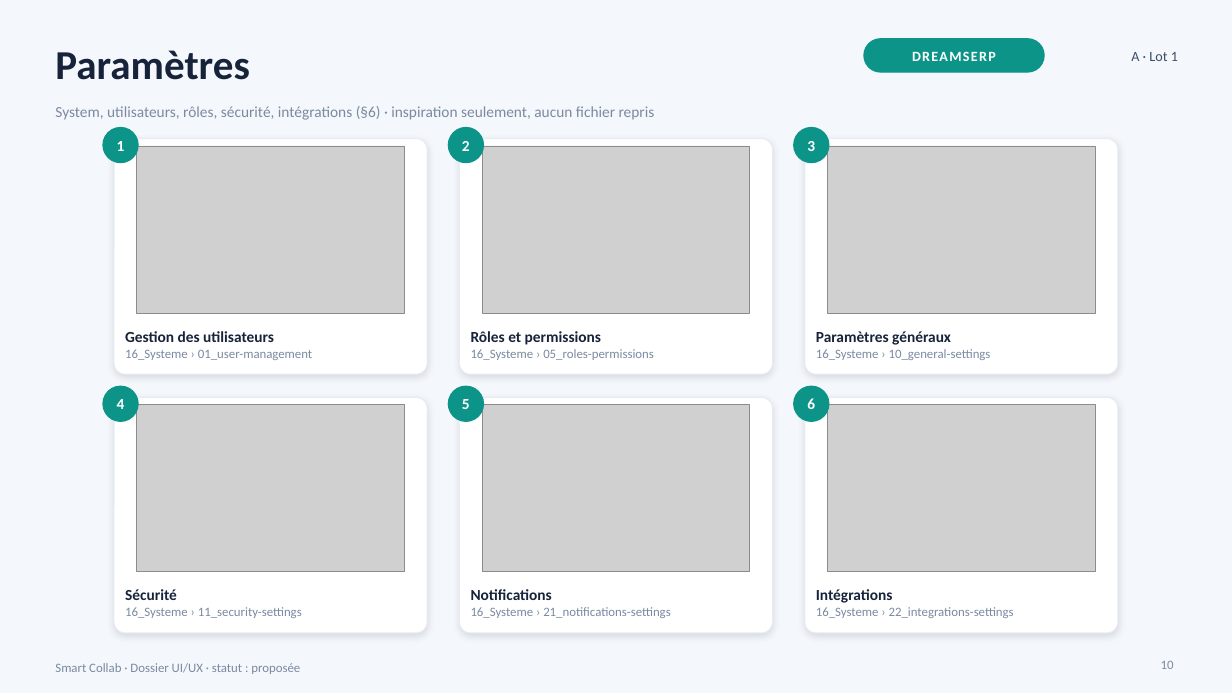
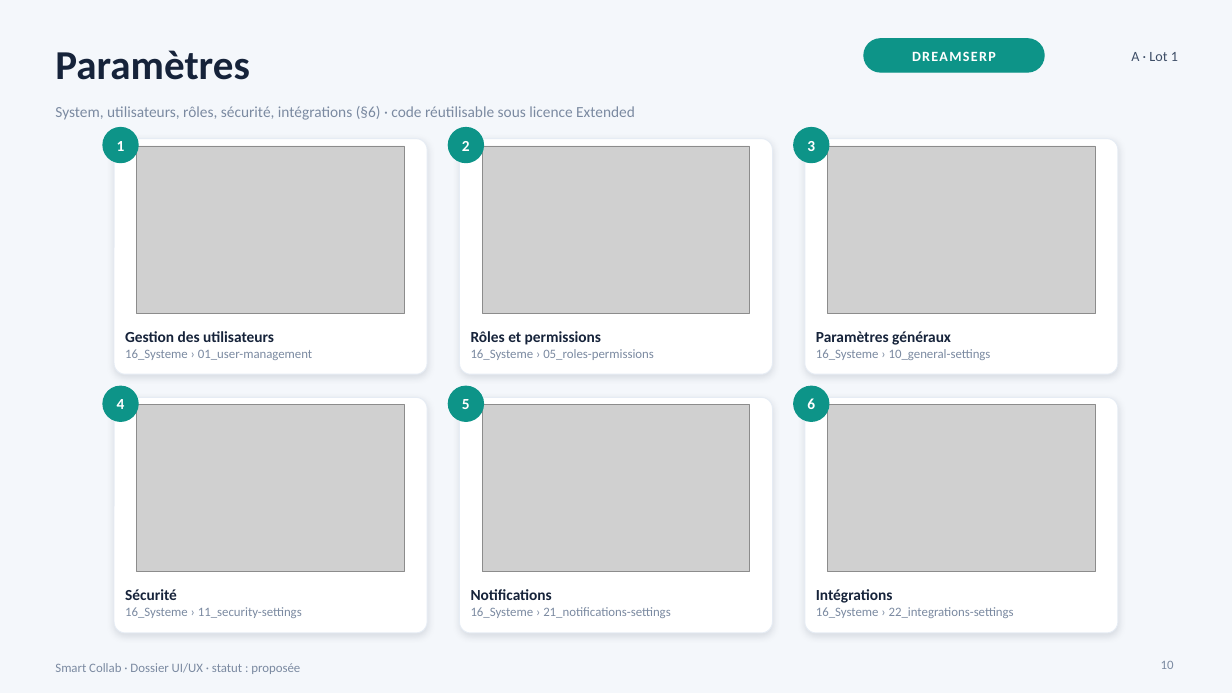
Before and after one commit to Sydney854/smart-collab, a slide deck: slide 10 of 05_UI_UX/DOSSIER_UI_UX_MODULES.pptx. Drawn at 1232x693 pixels with LibreOffice and Linux fonts; fonts in the diff are those of the drawing; grey boxes stand for pictures. Boxes give left, top, right and bottom in pixels: in the first picture for what was removed or moved away, otherwise in the second. Text is boxed around its words. In the diff, an @@ line names an element or a change of style, - is before the commit and + after.

```diff
--- a/05_UI_UX/DOSSIER_UI_UX_MODULES.pptx
+++ b/05_UI_UX/DOSSIER_UI_UX_MODULES.pptx
@@ text at bbox=[55, 106, 635, 120]: text changed @@
-System, utilisateurs, rôles, sécurité, intégrations (§6) · inspiration seulement, aucun fichier repris
+System, utilisateurs, rôles, sécurité, intégrations (§6) · code réutilisable sous licence Extended
```
Also in this commit, not shown: 37 other slides changed, 15 other files.
